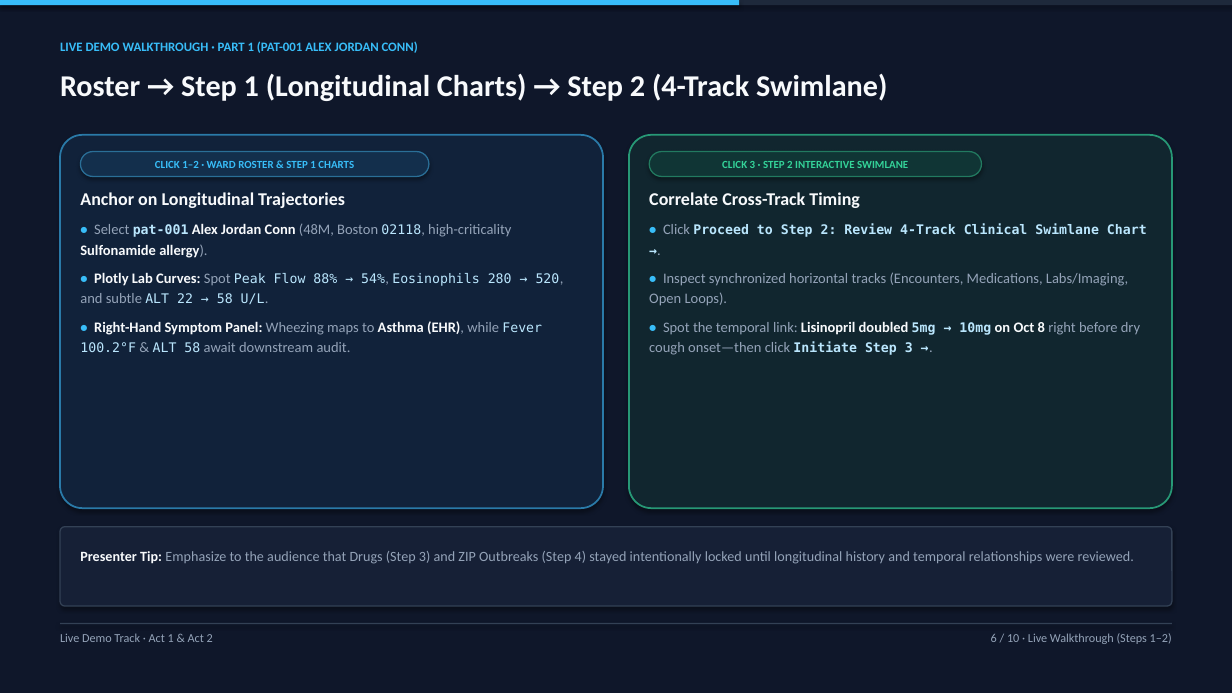
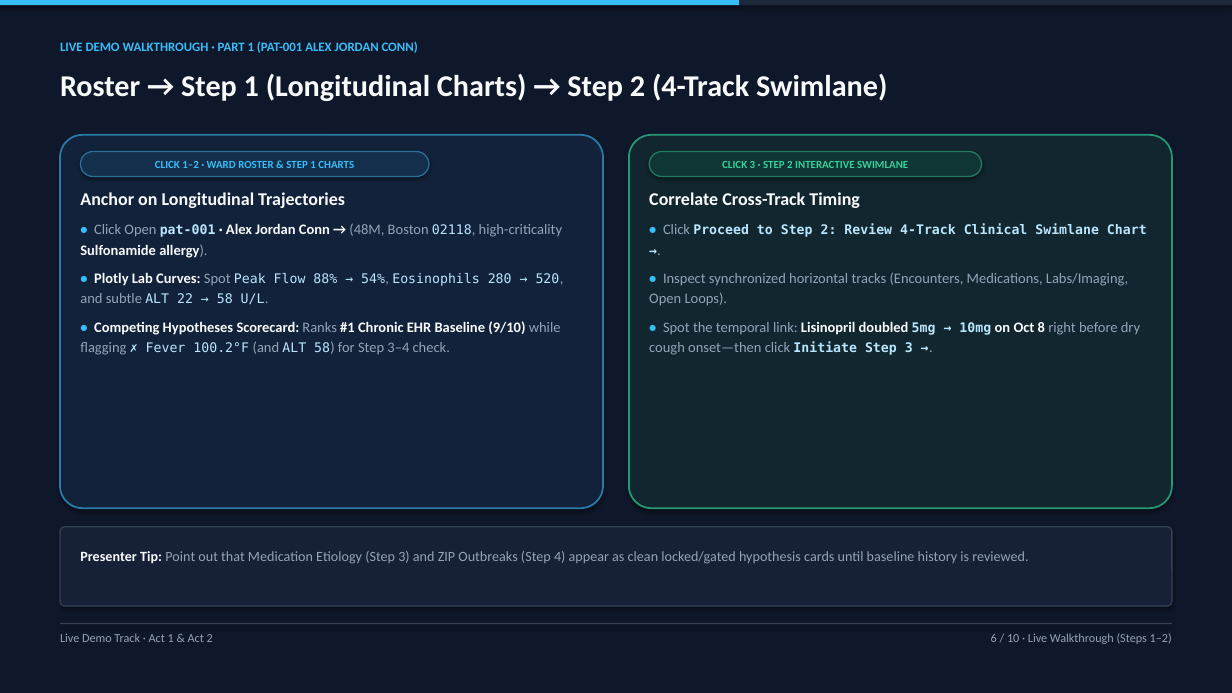
Before and after one commit to Sivaram0606/AI-PhysicianSupport, a slide deck: slide 6 of DEMO_SLIDES.pptx. Drawn at 1232x693 pixels with LibreOffice and Linux fonts; fonts in the diff are those of the drawing. Boxes give left, top, right and bottom in pixels: in the first picture for what was removed or moved away, otherwise in the second. Text is boxed around its words. In the diff, an @@ line names an element or a change of style, - is before the commit and + after.

Commit message:
Update PPTX decks, HTML slides, docs, and 4-min narrated demo video for Competing Hypotheses Scorecard UI

```diff
--- a/DEMO_SLIDES.pptx
+++ b/DEMO_SLIDES.pptx
@@ text at (80,223,562,258): text changed @@
-• Select pat-001 Alex Jordan Conn (48M, Boston 02118, high-criticality Sulfonamide allergy).
+• Click Open pat-001 · Alex Jordan Conn → (48M, Boston 02118, high-criticality Sulfonamide allergy).
@@ text at (80,321,561,355): text changed; text colour #94A3B8 to #F8FAFC @@
-• Right-Hand Symptom Panel: Wheezing maps to Asthma (EHR), while Fever 100.2°F & ALT 58 await downstream audit.
+• Competing Hypotheses Scorecard: Ranks #1 Chronic EHR Baseline (9/10) while flagging ✗ Fever 100.2°F (and ALT 58) for Step 3–4 check.
@@ text at (80,551,1028,564): text changed @@
-Presenter Tip: Emphasize to the audience that Drugs (Step 3) and ZIP Outbreaks (Step 4) stayed intentionally locked until longitudinal history and temporal relationships were reviewed.
+Presenter Tip: Point out that Medication Etiology (Step 3) and ZIP Outbreaks (Step 4) appear as clean locked/gated hypothesis cards until baseline history is reviewed.
```
Also in this commit, not shown: 6 other slides changed, 6 other files.
